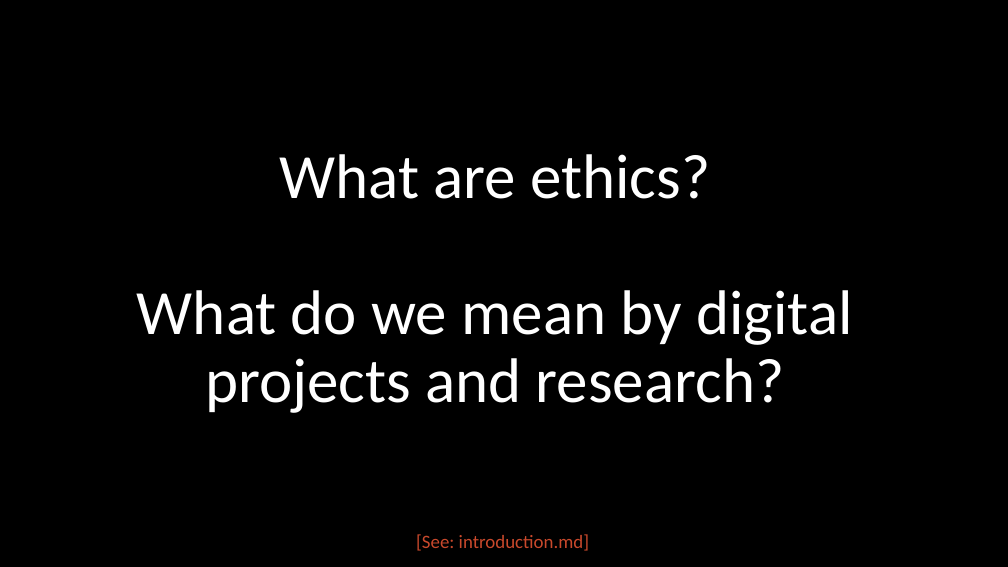
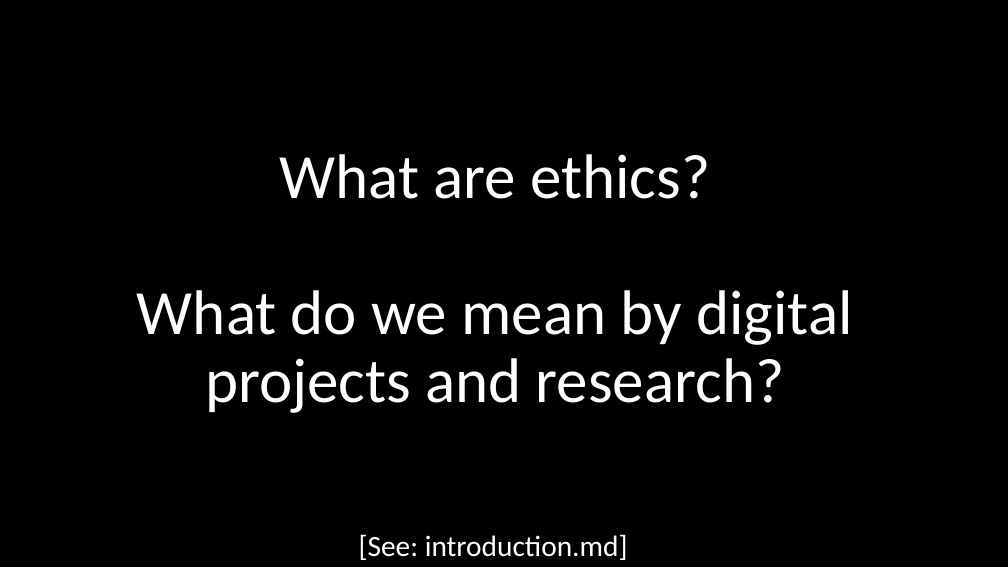
Before and after one commit to dhsouthbend/ethics, a slide deck: slide 3 of slides.pptx. Drawn at 1008x567 pixels with LibreOffice and Linux fonts; fonts in the diff are those of the drawing. Boxes give left, top, right and bottom in pixels: in the first picture for what was removed or moved away, otherwise in the second. Text is boxed around its words. In the diff, an @@ line names an element or a change of style, - is before the commit and + after.

Commit message:
changed .md references and other fonts' size and color for better visibility in slides

```diff
--- a/slides.pptx
+++ b/slides.pptx
@@ text "[See: introduction.md]": place and size @@
-text "[See: introduction.md]" at box(416, 534, 589, 551)
+text "[See: introduction.md]" at box(359, 534, 628, 560)
@@ text "[See: introduction.md]" at box(359, 534, 628, 560): size 18 to 28 pt, text colour #C9492C to #FFFFFF @@
```
Also in this commit, not shown: 51 other slides changed, 1 other file.
